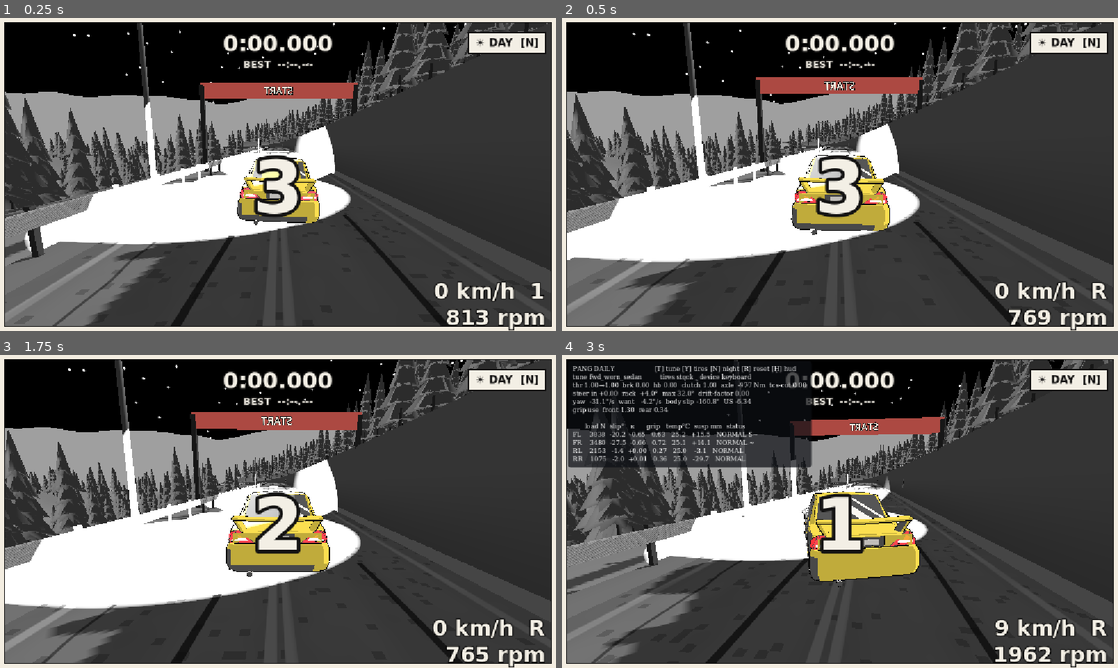
Above: before the commit, frames 1-4 (two rows, left to right).
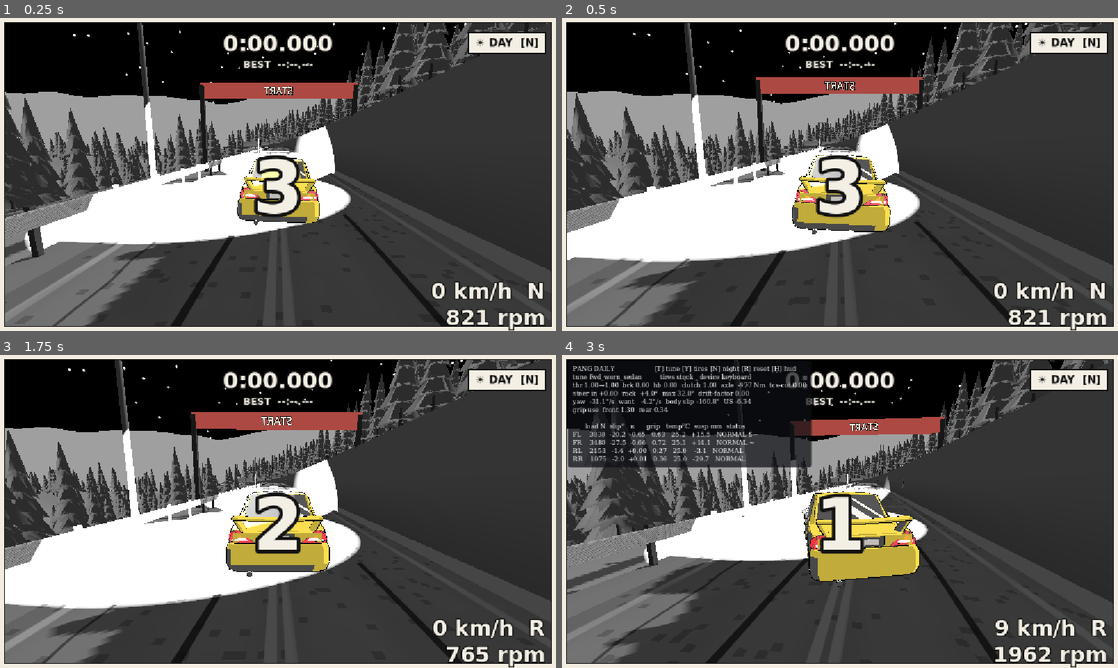
Above: after the commit, the same moments.

Repository: raimieltan/pang-daily-desktop
Game: Godot game, scene res://scenes/touge.tscn
The game is run twice, just before and just after one commit, with the same random seed, the same clock (stepped at 60 frames per second) and the same inputs. Sound files missing from this copy of the repository are replaced by a short silence.
Inputs (mouse positions are in pixels of both pictures, inside the frame that each line leads up to):
- Up to frame 1 (0.25 s): no input
- Up to frame 2 (0.5 s): no input
- Up to frame 3 (1.75 s): tap Enter (restart_run) at 0.5 s; move the mouse to (400, 495) at 0.52 s; hold D (steer_right) 0.53-1.25 s; hold W (throttle) 0.53-1.25 s; click (400, 495) at 0.67 s; drag from (166, 527) to (250, 574) at 1.27 s
- Up to frame 4 (3 s): move the mouse to (895, 442) at 2.02 s; hold D (steer_right) 2.03-2.75 s; hold H (toggle_hud) 2.03-2.75 s; tap W (throttle) at 2.3 s; drag from (812, 574) to (673, 464) at 2.77 s

The runs differ from the first frame. In frame 1, 0.8% of the frame differs, in the area x 77-98%, y 84-99%; in frame 2, 3.4%, in the area x 0-98%, y 1-99%; in frame 3, less than 0.1%; in frame 4, less than 0.1%.

Commit message:
fix: standing starts sit in neutral instead of slipping into reverse
The countdown holds the brake at a standstill, which auto-selected reverse after 0.35 s, so
every run started in R. Spawns and resets now start in N: throttle selects drive, and a brake
held since spawn must be released and pressed again before it selects reverse. Moving spawns
start in gear. HUD shows N.

Co-Authored-By: Claude Opus 5.5 <noreply@anthropic.com>

Diff:
--- a/game/debug/telemetry_hud.gd
+++ b/game/debug/telemetry_hud.gd
@@ -57,7 +57,7 @@
 	var d := m.diagnostics
 	var s := m.state
 	var a := mech.assistance
-	var gear := "R" if s.reversing else str(mech.gear)
+	var gear := "R" if s.reversing else ("N" if s.neutral else str(mech.gear))
 	_speedo.text = "%d km/h  %s\n%d rpm" % [absf(car.speed_kmh()), gear, mech.engine_rpm]
 	if not debug_visible:
 		return
--- a/sim/vehicle/four_wheel_dynamics.gd
+++ b/sim/vehicle/four_wheel_dynamics.gd
@@ -64,6 +64,7 @@
 var _model  # HandlingModel (untyped to avoid a cyclic class reference)
 var _initialized := false
 var _reverse_timer := 0.0
+var _brake_was_released := false
 var _shift_timer := 0.0
 var _upshifting := false
 var _front_transfer := 0.0
@@ -86,8 +87,12 @@
 	detector.drifting = false
 	engine_rpm = 850.0; gear = 1; clutch = 0.0; axle_torque = 0.0; differential_lock = 0.0
 	_initialized = false
-	_reverse_timer = 0.0; _shift_timer = 0.0; _front_transfer = 0.0; _rear_transfer = 0.0
+	_reverse_timer = 0.0; _brake_was_released = false; _shift_timer = 0.0; _front_transfer = 0.0; _rear_transfer = 0.0
 	_roll_velocity = 0.0; _pitch_velocity = 0.0; _previous_handbrake = 0.0
+
+
+static func low_speed_engage(c: Dictionary) -> float:
+	return (c["lowSpeed"] as Dictionary)["reverseEngageBelowKmh"] / 3.6
 
 
 ## Opposite wheel torques conserve total axle torque and dissipate relative rotation.
@@ -186,14 +191,24 @@
 		while gear < gear_ratios.size() and absf(s.vx) / wheel_radius * gear_ratios[gear - 1] * e["finalDrive"] * 60.0 / TAU > e["redlineRpm"] * 0.75:
 			gear += 1
 		engine_rpm = maxf(e["idleRpm"], absf(s.vx) / wheel_radius * gear_ratios[gear - 1] * e["finalDrive"] * 60.0 / TAU)
+		# Only a standing start sits in neutral; a moving spawn is already in gear.
+		if speed >= low_speed_engage(c):
+			s.neutral = false
 	var raw_throttle := SimMath.clamp_(input.throttle, 0.0, 1.0)
 	var raw_brake := SimMath.clamp_(input.brake, 0.0, 1.0)
 	var low_speed: Dictionary = c["lowSpeed"]
 	var engage_below: float = low_speed["reverseEngageBelowKmh"] / 3.6
-	var wants_reverse := not s.reversing and raw_brake > 0.5 and raw_throttle < 0.1 and speed < engage_below
+	if raw_brake < 0.1:
+		_brake_was_released = true
+	# Neutral → drive on throttle; → reverse only from a fresh brake press (not one held since spawn).
+	if s.neutral and raw_throttle > 0.1:
+		s.neutral = false
+	var wants_reverse := not s.reversing and raw_brake > 0.5 and raw_throttle < 0.1 and speed < engage_below \
+		and (_brake_was_released or not s.neutral)
 	_reverse_timer = _reverse_timer + dt if wants_reverse else 0.0
 	if wants_reverse and _reverse_timer >= low_speed["reverseDelaySeconds"]:
 		s.reversing = true
+		s.neutral = false
 		_reverse_timer = 0.0
 	if s.reversing and raw_throttle > 0.5 and raw_brake < 0.1 and speed < engage_below:
 		s.reversing = false
@@ -290,6 +305,8 @@
 	var engine_omega := engine_rpm * TAU / 60.0
 	var auto_clutch := SimMath.clamp_(speed / 4.0 + throttle, 0.0, 1.0) * (0.0 if _shift_timer > 0.0 else 1.0)
 	# The automatic clutch opens with the driven-axle handbrake to avoid stalling the engine.
+	if s.neutral:
+		auto_clutch = 0.0
 	clutch = auto_clutch * (1.0 - maxf(SimMath.clamp_(input.clutch, 0.0, 1.0), s.handbrake * (1.0 - front_drive)))
 	var clutch_torque: float = e["clutchTorqueNm"]
 	var coupling := SimMath.clamp_((engine_omega - driven_speed * ratio) * 6.0, -clutch_torque, clutch_torque) * clutch
--- a/sim/vehicle/vehicle_types.gd
+++ b/sim/vehicle/vehicle_types.gd
@@ -81,6 +81,9 @@
 	var throttle := 0.0
 	var brake := 0.0
 	var reversing := false
+	## Neutral until the first throttle (spawn/reset): no drive, and a brake held from the start
+	## (race countdown) must be released and pressed again before it selects reverse.
+	var neutral := true
 	var load_shift := 0.0
 	var lateral_load_shift := 0.0
 	var lift_off := 0.0
--- a/tests/test_sim_parity.gd
+++ b/tests/test_sim_parity.gd
@@ -101,3 +101,28 @@
 		out["camber%d" % i] = c.camber
 		out["steer%d" % i] = c.steering_angle
 	return out
+
+
+## A standing start sits in neutral: a brake held from spawn (the race countdown) must not select
+## reverse; a fresh brake press does, and throttle selects drive.
+func test_neutral_at_standing_start() -> void:
+	var model := HandlingModel.new(HandlingPresets.resolve("fwd_worn_sedan"))
+	var contact := VehicleTypes.AxleContact.grounded()
+	var held := VehicleTypes.DriverInput.make(0.0, 1.0, 0.0, 0.0, "ai")
+	var idle := VehicleTypes.DriverInput.make(0.0, 0.0, 0.0, 0.0, "ai")
+	var gas := VehicleTypes.DriverInput.make(1.0, 0.0, 0.0, 0.0, "ai")
+	if not model.state.neutral:
+		errors.append("spawn should be in neutral")
+	for n in 240:
+		model.step(DT, held, contact)
+	if model.state.reversing or not model.state.neutral:
+		errors.append("brake held since spawn selected reverse")
+	model.step(DT, idle, contact)
+	for n in 120:
+		model.step(DT, held, contact)
+	if not model.state.reversing:
+		errors.append("fresh brake press at a standstill should select reverse")
+	model.reset()
+	model.step(DT, gas, contact)
+	if model.state.neutral or model.state.reversing:
+		errors.append("throttle should select drive")
